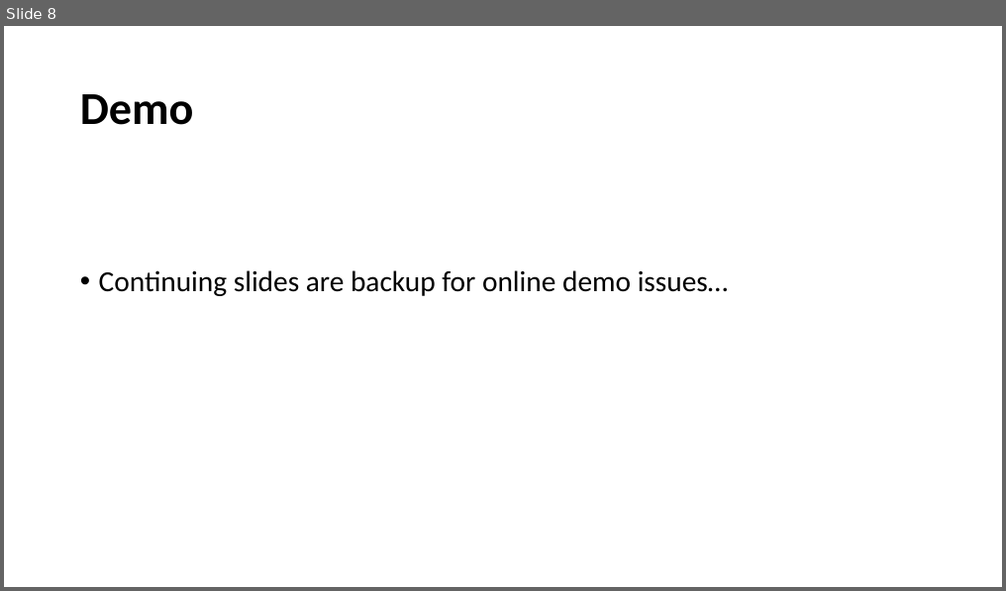
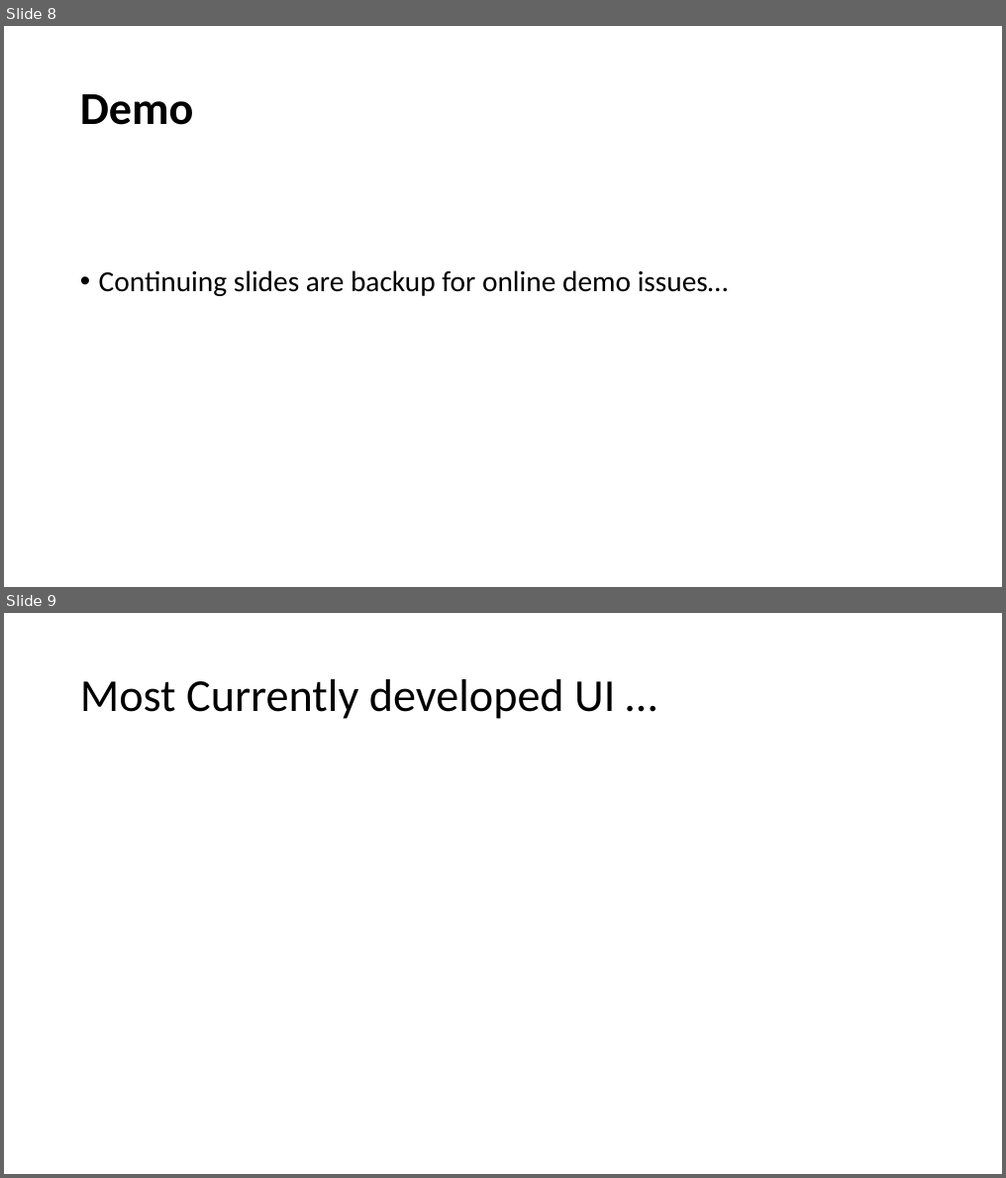
Before and after one commit to kdanedesigns/InclusiveAlphabet, a slide deck: documents/InclusiveAlphabetCapstonePresentation20230613.pptx. Shown one above the other, each under a label of ours: slide 8 before the commit, slides 8 and 9 after it. The pictures are 1006x591 and 1006x1178 pixels, drawn with LibreOffice and Linux fonts; fonts in the diff are those of the drawing. Boxes give left, top, right and bottom in pixels: in the first picture for what was removed or moved away, otherwise in the second. Text is boxed around its words. In the diff, an @@ line names an element or a change of style, - is before the commit and + after.

```diff
--- a/documents/InclusiveAlphabetCapstonePresentation20230613.pptx
+++ b/documents/InclusiveAlphabetCapstonePresentation20230613.pptx
@@ slide 9 added at [4,613,1002,1174], background #FFFFFF @@
@@ title added at [80,679,615,719], 44 pt, text #000000 @@
+Most Currently developed UI …
```
Also in this commit, not shown: 6 slides changed, 11 other slides added, 1 slide removed.
